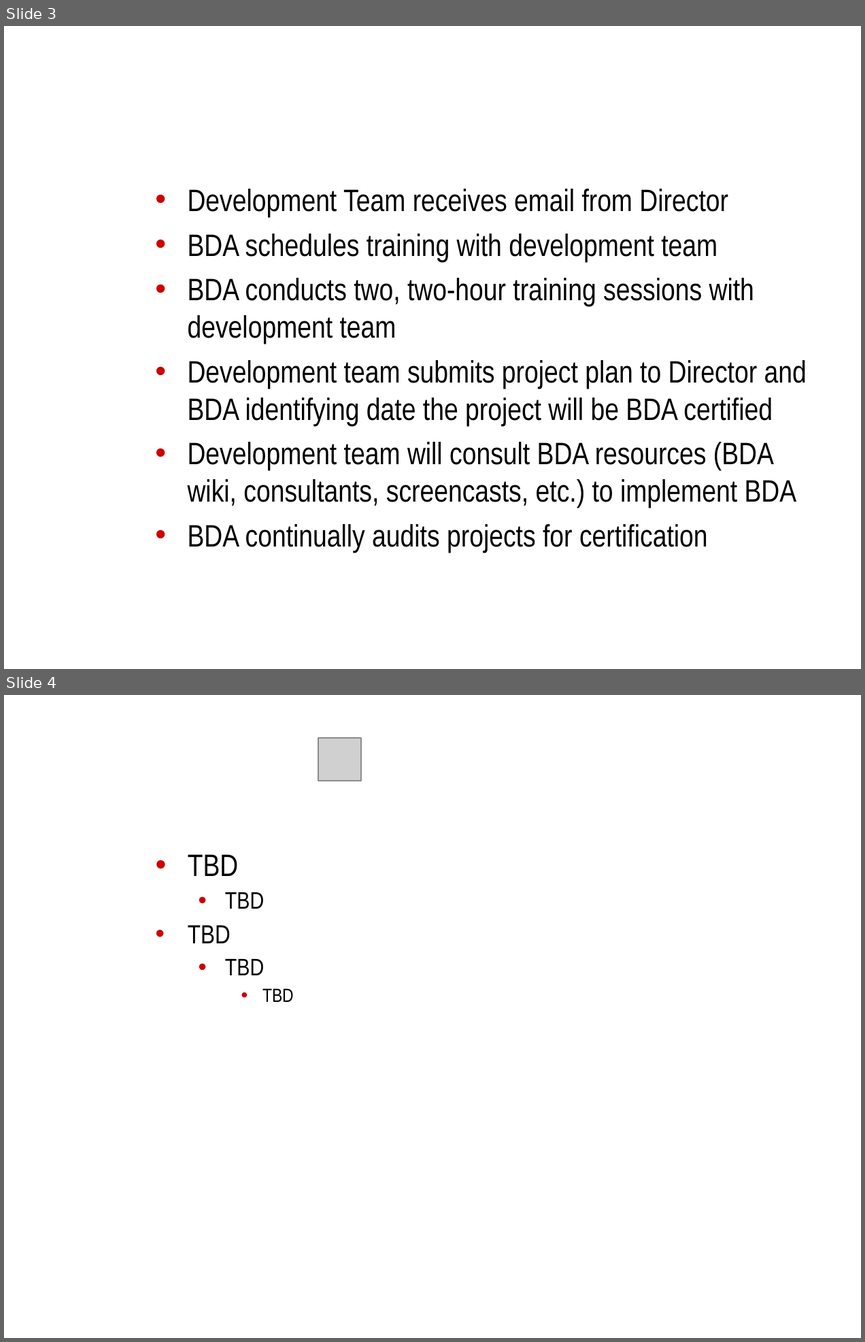
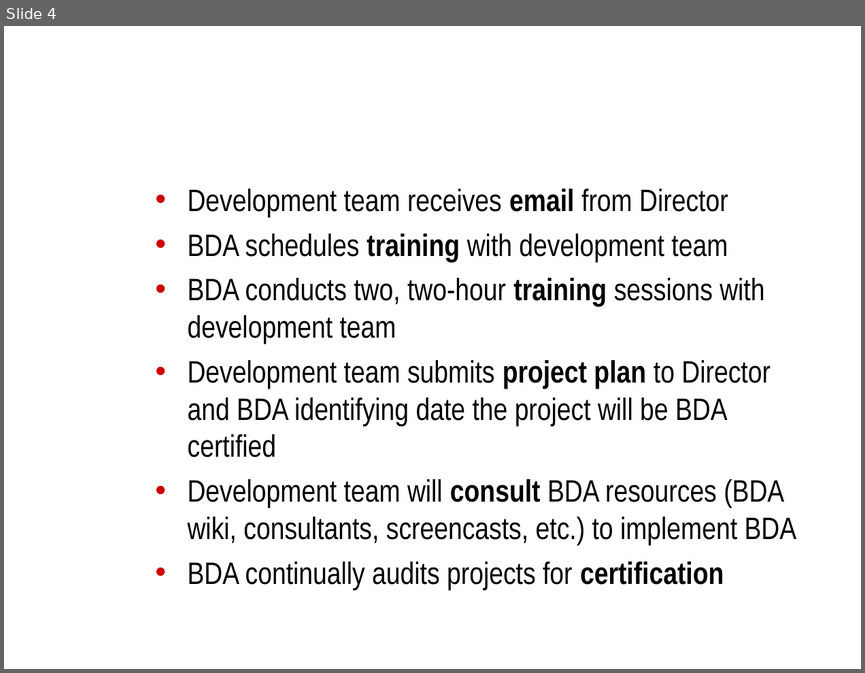
Before and after one commit to NCIP/automation, a slide deck: docs/roadmap/bda-roadmap.ppt. Shown one above the other, each under a label of ours: slides 3 and 4 before the commit, slide 4 after it. The pictures are 865x1342 and 865x673 pixels, drawn with LibreOffice and Linux fonts; fonts in the diff are those of the drawing; grey boxes stand for pictures; background and template pictures are left out. Boxes give left, top, right and bottom in pixels: in the first picture for what was removed or moved away, otherwise in the second. Text is boxed around its words. In the diff, an @@ line names an element or a change of style, - is before the commit and + after.

```diff
--- a/docs/roadmap/bda-roadmap.ppt
+++ b/docs/roadmap/bda-roadmap.ppt
@@ slide 4 removed at (4, 695, 861, 1338), background picture (left out) @@
@@ title removed at (147, 695, 825, 824) @@
-Schedule
@@ picture removed at (318, 738, 361, 781) @@
@@ text removed at (188, 854, 294, 1002) @@
-• TBD
-  • TBD
-• TBD
-  • TBD
-    • TBD
@@ what was slide 3 is now slide 4 @@
@@ slide 4 changed as well @@
@@ text at (188, 189, 728, 216): text changed @@
-• Development Team receives email from Director
+• Development team receives email from Director
@@ text at (188, 233, 797, 589): bold on in "training", "training", "project plan", "consult" and 1 more places @@
```
Also in this commit, not shown: 5 other slides changed, 3 slides added, 1 other slide removed, 1 other file.
